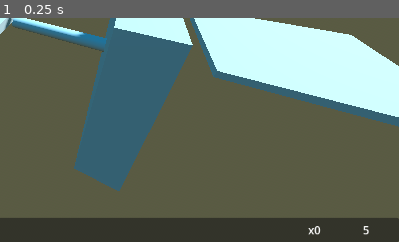
Above: before the commit, frame 1.
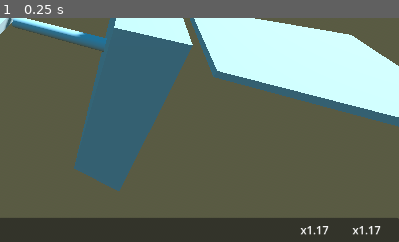
Above: after the commit, the same moment.

Repository: TrainzMarcel/Tartarus-Modelling-Tool
Game: Godot game, scene res://editor/main.tscn
Two runs of this game, one before a commit and one after it. Both use one fixed random seed, a clock stepped at 60 frames per second and the inputs below.
Inputs:
- Up to frame 1 (0.25 s): no input
The pictures show only the part of the screen within x 50-100%, y 50-100%; the shares and areas given below are measured in that part.

The runs differ from the first frame. In frame 1, 0.3% of the frame differs, in the area x 75-96%, y 92-97%.
Error after the commit: Parse Error: Identifier "TransformHandleUtils" not declared in the current scope. (res://editor/main.gd:264)

Commit message:
squashed bug when user tries to drag already selected part while holding shift

Diff:
--- a/editor/main.gd
+++ b/editor/main.gd
@@ -23,15 +23,15 @@
 @export var raycast_length : float = 128
 @export var positional_snap_increment : float = 0.2
 @export var rotational_snap_increment : float = 15
-
+@export var workspace : Node
+
+#transform handles
 @export var transform_handle_root : Node3D
-@export var workspace : Node
+var local_transform_active : bool = false
 
 #for hovering
 @export var no_drag_ui : Array[Control]
 @export var hover_selection_box : SelectionBox
-#if hovering over some block, hide regular selection box and store ref to it here
-var hidden_selection_box : SelectionBox
 
 enum SelectedTool {
 	drag,
@@ -46,43 +46,34 @@
 #dragging data------------------------------------------------------------------
 #raw ray result
 var ray_result : Dictionary
-
 var dragged_part : Part
 #for selected
 var hovered_part : Part
-
 #for selected
 var hovered_handle : TransformHandle
-#hovered handle from last input event
-var last_hovered_handle : TransformHandle
-
-
+#store handle which is being dragged, in case mouse moves off handle while dragging
+var dragged_handle : TransformHandle
 #purely rotational basis set from start of drag as a reference for snapping
 var initial_rotation : Basis
-
 #bounding box of selected parts for positional snapping
 var selected_parts_aabb : AABB = AABB()
-#parallel arrays
+#selected_parts, main_offet and selection_box_array are parallel arrays
 var selected_parts : Array[Part] = []
 #offset from the dragged parts position to the raycast hit position
+#if dragged_part is null, its the offset from the dragged handles position to the ray hit position
+var main_offset : Array[Vector3] = []
+var selection_box_array : Array[SelectionBox] = []
 var drag_offset : Vector3
 #offset of each selected part from dragged part
-var main_offset : Array[Vector3] = []
-var selection_box_array : Array[SelectionBox] = []
 
 #conditionals-------------------------------------------------------------------
-
 var mouse_button_held : bool = false
-
 #gets set in on_tool_selected
 var selected_state : SelectedTool = SelectedTool.drag
-
 #gets set in on_tool_selected
 var is_drag_tool : bool = true
-
 #this bool is meant for non drag tools which dont need selecting but still need hovering and clicking functionality
 var is_hovering_allowed : bool = true
-
 #this bool is meant for drag tools, if this is enabled then hovering_allowed is also enabled
 var is_selecting_allowed : bool = true
 
@@ -101,6 +92,18 @@
 	b_spawn.pressed.connect(on_tool_selected.bind(b_spawn))
 
 
+"TODO"#from last time
+				#PRIMARY
+					#clean up this code, comment, make the arrows functional (add functions to make handles work on click and drag)
+					#make it a REFINED SIMPLE and WELL ARCHITECTED system
+					#also update doc_planning with the things i did today
+
+				#SECONDARY
+					#add and configure rest of transform tools
+					#use aabb to position position and scale handles
+					#use distance from camera for scale (this was what needed to be in _process(delta))
+
+
 # Called every input event.
 func _input(event):
 #start by setting all control variables
@@ -119,42 +122,27 @@
 
 
 #do raycasting, set hovered_handle
-#if handle wasnt found, set hovered_part and render selectionbox around hovered_part
+#if handle wasnt found, raycast and set hovered_part, render selectionbox around hovered_part
+#transform handles take priority over parts
 	if event is InputEventMouseMotion:
 		if is_hovering_allowed:
 			hovered_handle = handle_hover_check()
-			print("handle: ", hovered_handle)
+			#handle wasnt detected
 			if not safety_check(hovered_handle):
-				if safety_check(last_hovered_handle):
-					last_hovered_handle.visual_default()
-
-
-
-
-
-
-				"TODO"#from last time
-				#clean up this code, comment, make the arrows functional (add functions to make handles work on click and drag)
-				#add and configure rest of transform tools
-				#use aabb to position position and scale handles
-				#use distance from camera for scale (this was what needed to be in _process(delta))
-				#make it a REFINED SIMPLE and WELL ARCHITECTED system
-
-
 				hovered_part = part_hover_check()
-				print("part: ", hovered_part)
 				part_hover_selection_box(hovered_part)
+			#handle was detected
 			else:
-				hover_selection_box.visible = false
-				hovered_handle.visual_drag()
-				if hovered_handle != last_hovered_handle and safety_check(last_hovered_handle):
-					last_hovered_handle.visual_default()
+				#set hovered_part to null as mouse is no longer hovering over a part
+				hovered_part = null
 
 
 #set dragged_part, recalculate all main_offset vectors and bounding box on new click
 	if event is InputEventMouseButton:
 		if event.button_index == MOUSE_BUTTON_LEFT:
 			if event.pressed:
+				mouse_button_held = true
+
 				if safety_check(hovered_part):
 					initial_rotation = hovered_part.basis
 					dragged_part = hovered_part
@@ -165,9 +153,19 @@
 					while i < selected_parts.size():
 						main_offset.append(selected_parts[i].global_position - dragged_part.global_position)
 						i = i + 1
-				mouse_button_held = true
+
+				#if handle is detected, try setting dragged_handle
+				if safety_check(hovered_handle):
+					#ONLY set dragged_handle if its null
+					#if not safety_check(dragged_handle):
+						dragged_handle = hovered_handle
+						dragged_handle.is_highlighted = true
+
 			else:
 				dragged_part = null
+				if safety_check(dragged_handle):
+					dragged_handle.is_highlighted = false
+				dragged_handle = null
 				mouse_button_held = false
 
 
@@ -187,6 +185,10 @@
 					if selected_parts.has(hovered_part):
 					#shift is held
 						if Input.is_key_pressed(KEY_SHIFT):
+							#patch to stop dragging when holding shift and
+							#dragging on an already selected part
+							if selected_parts[selected_parts.find(hovered_part)] == dragged_part:
+								dragged_part = null
 							delete_selection_box(hovered_part)
 							#erase the same index as hovered_part
 							main_offset.remove_at(selected_parts.find(hovered_part))
@@ -210,9 +212,10 @@
 				elif is_selecting_allowed:
 					#shift is unheld
 					if not Input.is_key_pressed(KEY_SHIFT):
-						selected_parts.clear()
-						clear_all_selection_boxes()
-						main_offset.clear()
+						if not safety_check(hovered_handle):
+							selected_parts.clear()
+							clear_all_selection_boxes()
+							main_offset.clear()
 	#lmb up
 			else:
 				pass
@@ -239,18 +242,26 @@
 
 
 
-#dragging happens here
+#dragging (parts AND transform handles) happens here
 	if event is InputEventMouseMotion:
-		if mouse_button_held and safety_check(dragged_part) and not ray_result.is_empty() and is_selecting_allowed:
-			if safety_check(hovered_part):
-				if not SnapUtils.part_rectilinear_alignment_check(dragged_part, hovered_part):
-					update_snap()
-
-				snap_position()
-				#set positions according to main_offset and where the selection is being dragged (ray_result.position)
-
-
-	last_hovered_handle = hovered_handle
+		if mouse_button_held and not ray_result.is_empty() and is_selecting_allowed:
+			if safety_check(dragged_part):
+				if safety_check(hovered_part):
+					if not SnapUtils.part_rectilinear_alignment_check(dragged_part, hovered_part):
+						update_snap()
+
+					snap_position()
+					#set positions according to main_offset and where the selection is being dragged (ray_result.position)
+
+		#handles do not need a "canvas" collider to be dragged over
+		if mouse_button_held and is_selecting_allowed:
+			if safety_check(dragged_handle):
+				#add function to move handles here
+				var result : Dictionary
+				#result =
+				var first = cam.project_ray_normal(event.position - event.relative)
+				var second = cam.project_ray_normal(event.position)
+				TransformHandleUtils.transform(dragged_handle, drag_offset, ray_result, event, first, second, cam)
 
 
 #set selected state and is_drag_tool
@@ -307,14 +318,14 @@
 
 
 #raycast from cam to where the mouse is pointing, works in ortho mode too
-func raycast_mouse_pos(exclude : Array[RID] = [], collsion_mask : Array[int] = []):
+func raycast_mouse_pos(exclude : Array[RID] = [], collision_mask : Array[int] = []):
 	#project ray origin simply returns the camera position, EXCEPT,
 	#when camera is set to orthogonal
 	return raycast(
 		cam.project_ray_origin(get_viewport().get_mouse_position()),
 		cam.project_ray_origin(get_viewport().get_mouse_position()) +
 		cam.project_ray_normal(get_viewport().get_mouse_position()) * raycast_length,
-		exclude, collsion_mask
+		exclude, collision_mask
 	)
 
 
@@ -339,8 +350,8 @@
 #returns null or any hovered handle
 func handle_hover_check():
 	ray_result = raycast_mouse_pos([], [2])
-
-	if not ray_result.is_empty() and not mouse_button_held:
+	#make sure were not dragging a part before detecting a handle
+	if not ray_result.is_empty() and not safety_check(dragged_part):
 		if safety_check(ray_result.collider):
 			return ray_result.collider
 	return null
